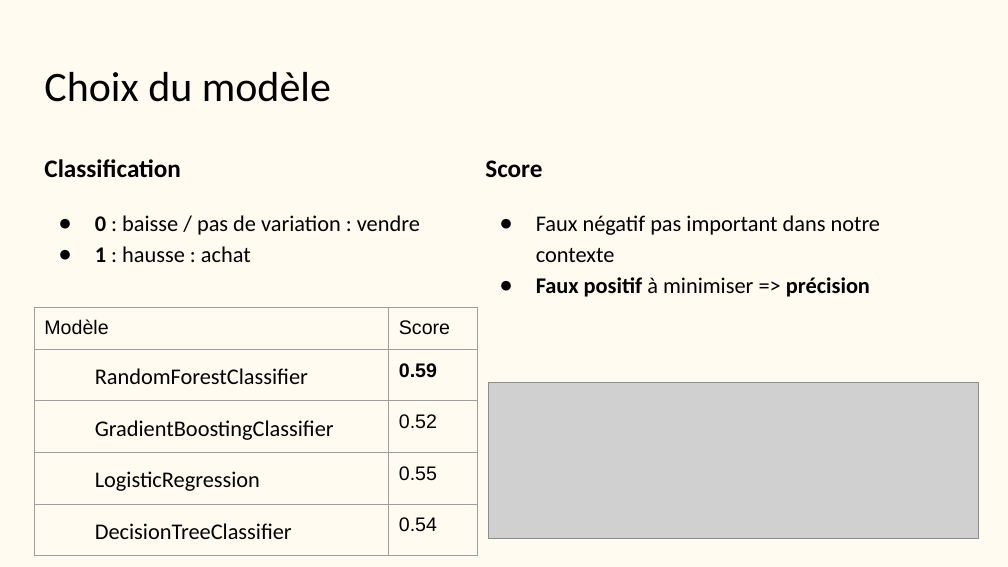
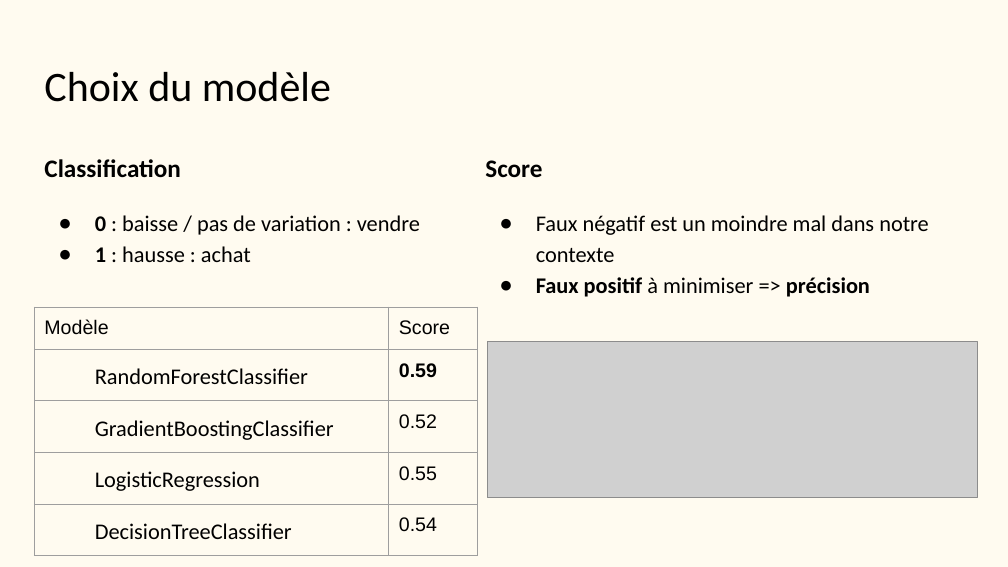
Before and after one commit to jcaillabet-ia/MAI26-BDE-OPA-2, a slide deck: slide 13 of docs/Présentation soutenance.pptx. Drawn at 1008x567 pixels with LibreOffice and Linux fonts; fonts in the diff are those of the drawing; grey boxes stand for pictures. Boxes give left, top, right and bottom in pixels: in the first picture for what was removed or moved away, otherwise in the second. Text is boxed around its words. In the diff, an @@ line names an element or a change of style, - is before the commit and + after.

```diff
--- a/docs/Présentation soutenance.pptx
+++ b/docs/Présentation soutenance.pptx
@@ text at <box>536,215,929,262</box>: text changed @@
-● Faux négatif pas important dans notre contexte
+● Faux négatif est un moindre mal dans notre contexte
@@ picture: place and size @@
-picture at <box>489,382,979,538</box>
+picture at <box>487,342,977,498</box>
```
Also in this commit, not shown: 5 other slides changed, 6 other files.
